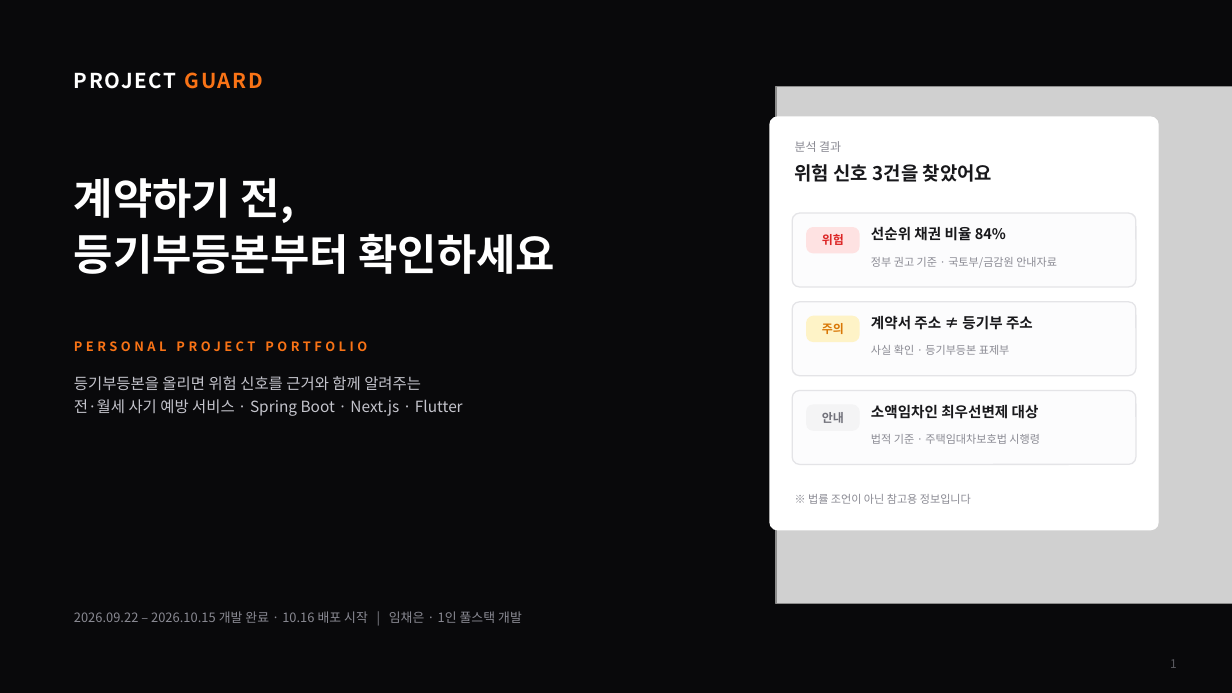
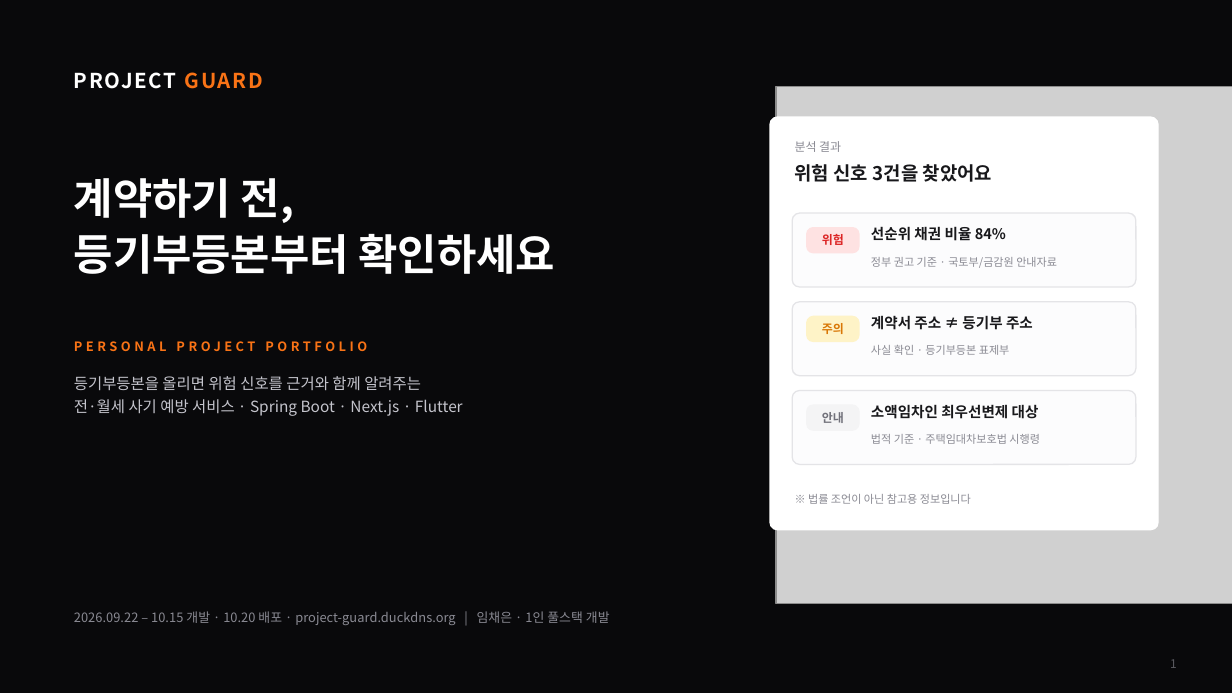
Before and after one commit to chean0830/guard-project, a slide deck: slide 1 of docs/portfolio/ProjectGuard_Portfolio.pptx. Drawn at 1232x693 pixels with LibreOffice and Linux fonts; fonts in the diff are those of the drawing; grey boxes stand for pictures. Boxes give left, top, right and bottom in pixels: in the first picture for what was removed or moved away, otherwise in the second. Text is boxed around its words. In the diff, an @@ line names an element or a change of style, - is before the commit and + after.

```diff
--- a/docs/portfolio/ProjectGuard_Portfolio.pptx
+++ b/docs/portfolio/ProjectGuard_Portfolio.pptx
@@ text at bbox=[74, 611, 610, 625]: text changed @@
-2026.09.22 – 2026.10.15 개발 완료 · 10.16 배포 시작 | 임채은 · 1인 풀스택 개발
+2026.09.22 – 10.15 개발 · 10.20 배포 · project-guard.duckdns.org | 임채은 · 1인 풀스택 개발
```
Also in this commit, not shown: 6 other slides changed, 9 other files.
